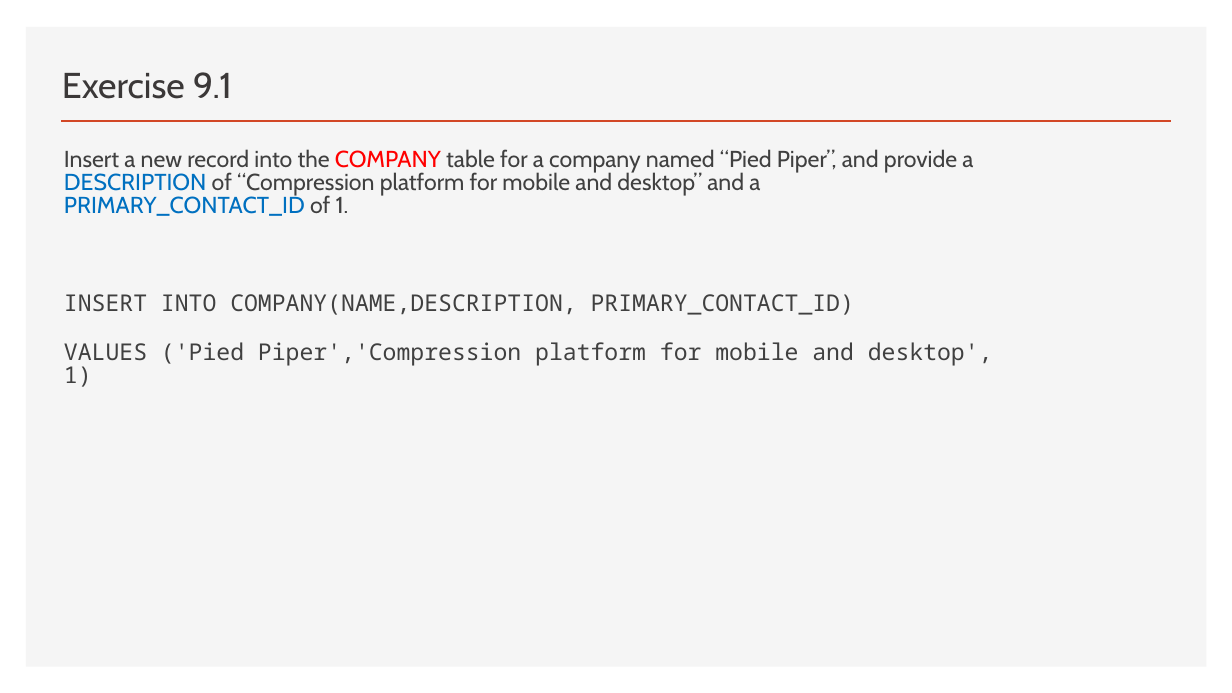
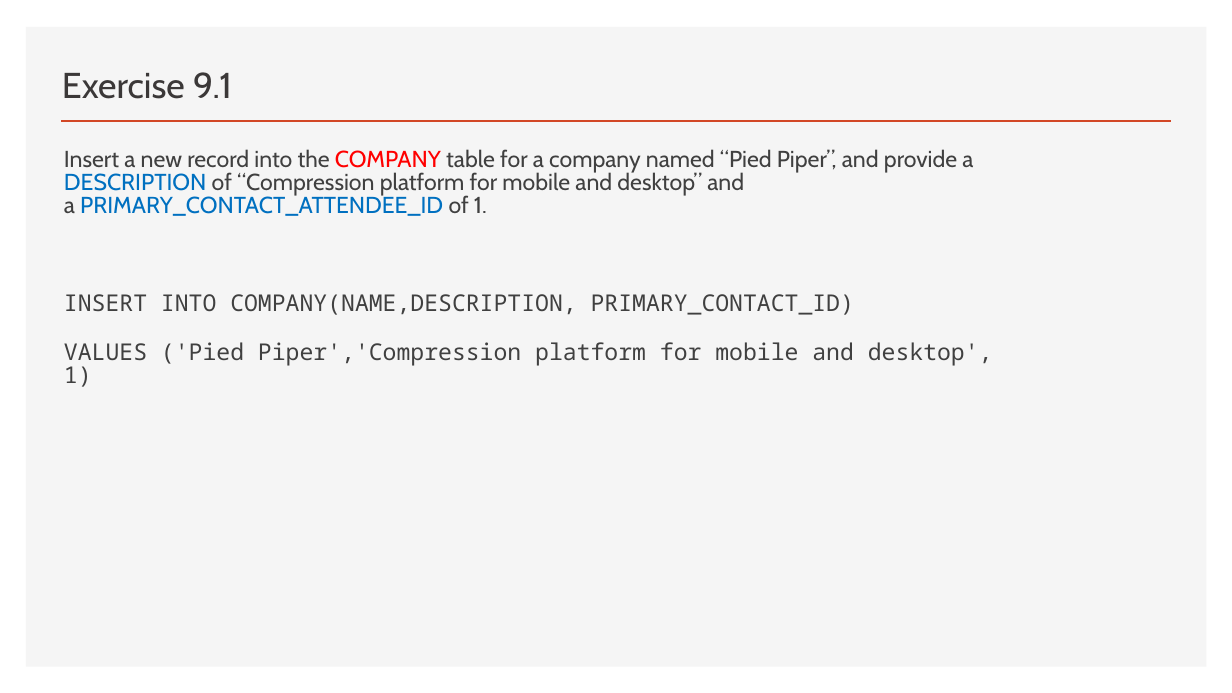
Before and after one commit to thomasnield/oreilly_sql_fundamentals_for_data, a slide deck: slide 74 of notes_and_slides/sql_fundamentals_slides.pptx. Drawn at 1232x693 pixels with LibreOffice and Linux fonts; fonts in the diff are those of the drawing. Boxes give left, top, right and bottom in pixels: in the first picture for what was removed or moved away, otherwise in the second. Text is boxed around its words. In the diff, an @@ line names an element or a change of style, - is before the commit and + after.

Commit message:
update powerpoint

```diff
--- a/notes_and_slides/sql_fundamentals_slides.pptx
+++ b/notes_and_slides/sql_fundamentals_slides.pptx
@@ text at (x1=64, y1=149, x2=973, y2=216): text changed @@
-Insert a new record into the COMPANY table for a company named “Pied Piper”, and provide a DESCRIPTION of “Compression platform for mobile and desktop” and a PRIMARY_CONTACT_ID of 1.
+Insert a new record into the COMPANY table for a company named “Pied Piper”, and provide a DESCRIPTION of “Compression platform for mobile and desktop” and a PRIMARY_CONTACT_ATTENDEE_ID of 1.
```
Also in this commit, not shown: 1 other slide changed, 1 slide removed.
